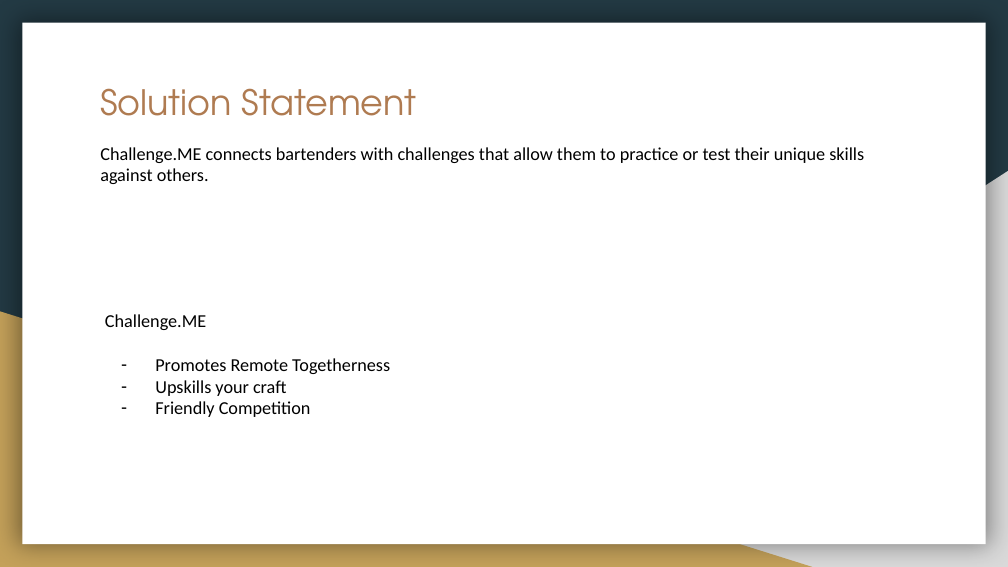
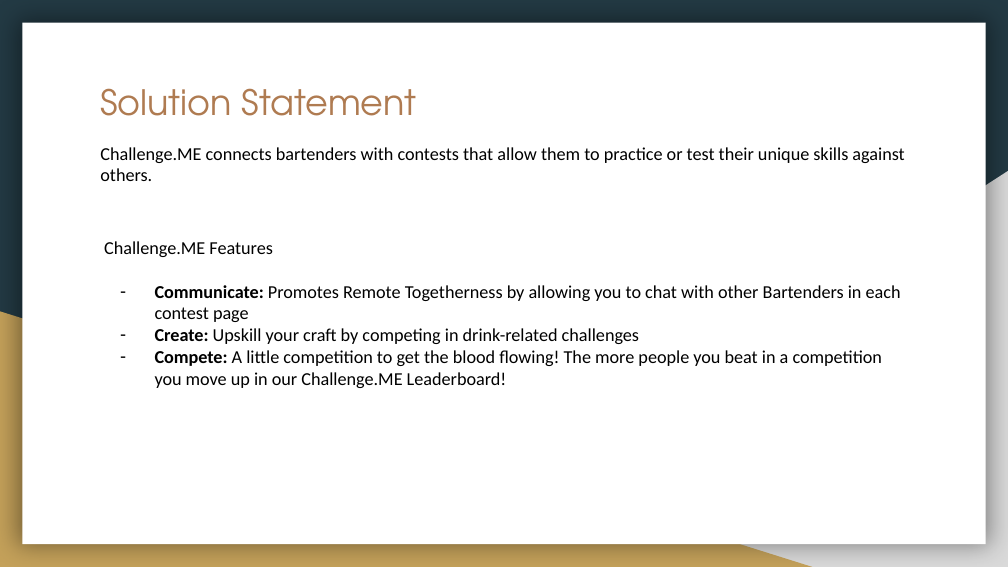
Before and after one commit to CristinaSahoo/Motivation-Through-Friendly-Competition, a slide deck: slide 3 of presentation/Motivation-Friendly-Competition.pptx. Drawn at 1008x567 pixels with LibreOffice and Linux fonts; fonts in the diff are those of the drawing. Boxes give left, top, right and bottom in pixels: in the first picture for what was removed or moved away, otherwise in the second. Text is boxed around its words. In the diff, an @@ line names an element or a change of style, - is before the commit and + after.

```diff
--- a/presentation/Motivation-Friendly-Competition.pptx
+++ b/presentation/Motivation-Friendly-Competition.pptx
@@ text at [100,147,904,181]: text changed @@
-Challenge.ME connects bartenders with challenges that allow them to practice or test their unique skills against others.
+Challenge.ME connects bartenders with contests that allow them to practice or test their unique skills against others.
@@ text at [104,241,901,388]: text changed @@
-Challenge.ME
-– Promotes Remote Togetherness
-– Upskills your craft
-– Friendly Competition
+Challenge.ME Features
+– Communicate: Promotes Remote Togetherness by allowing you to chat with other Bartenders in each contest page
+– Create: Upskill your craft by competing in drink-related challenges
+– Compete: A little competition to get the blood flowing! The more people you beat in a competition you move up in our Challenge.ME Leaderboard!
```
Also in this commit, not shown: 4 other slides changed, 3 slides added, 3 other files.
